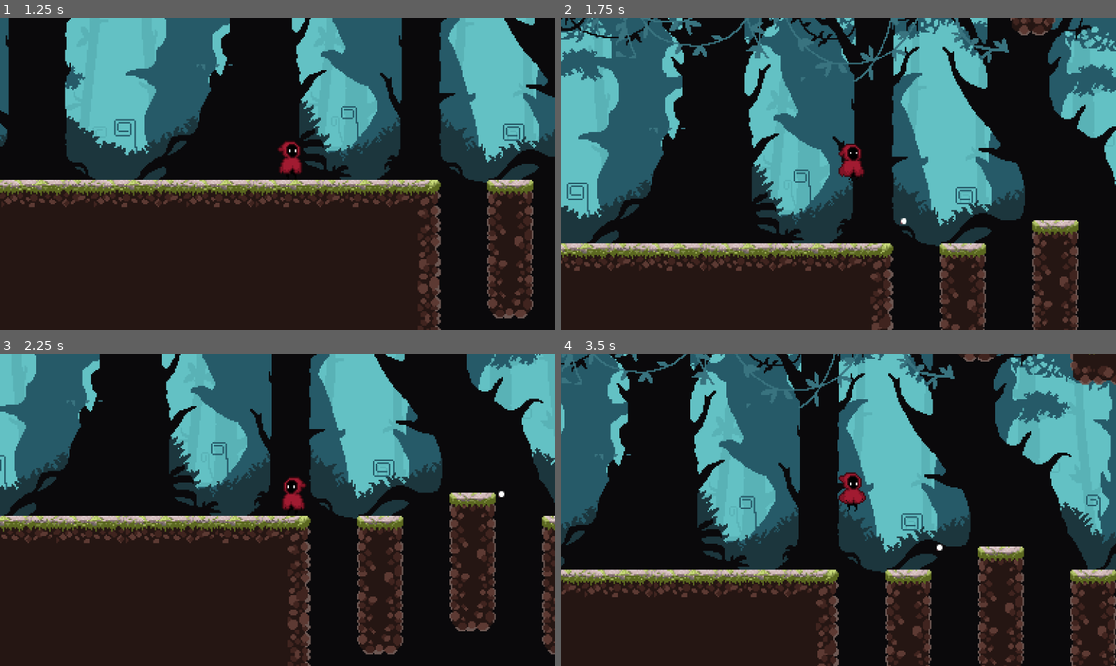
Above: before the commit, frames 1-4 (two rows, left to right).
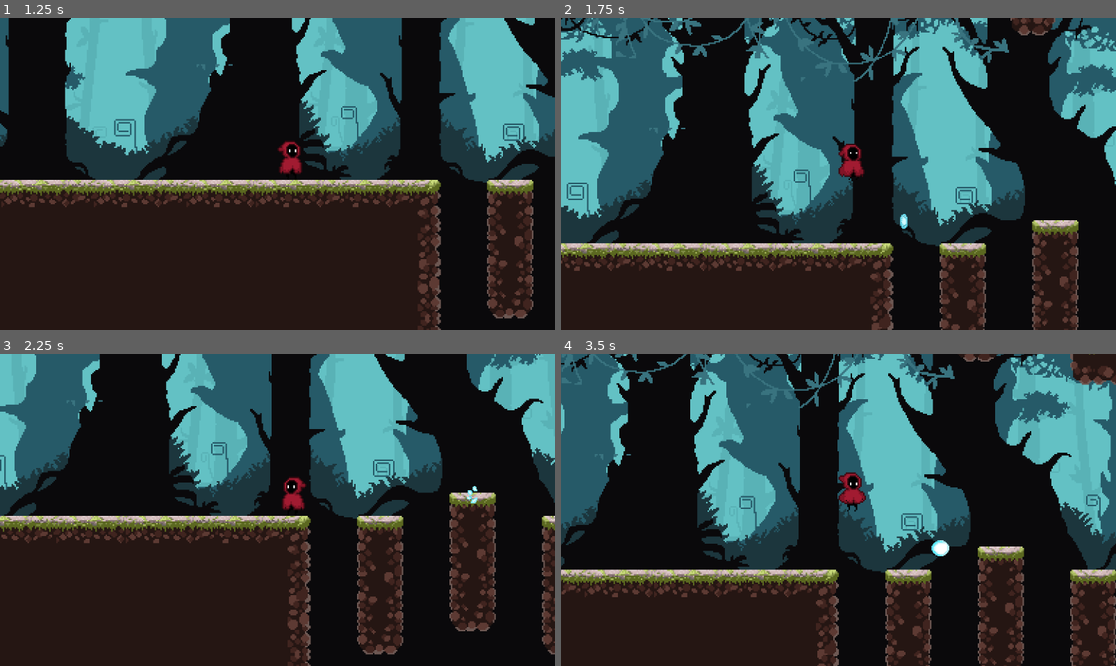
Above: after the commit, the same moments.

Repository: dieguga07/GodotTemplate
Game: Godot game, scene res://Scenes/level1.tscn
Two runs of this game, one before a commit and one after it. Both use one fixed random seed, a clock stepped at 60 frames per second and the inputs below.
Inputs:
- Up to frame 1 (1.25 s): tap Enter (ui_accept) at 0.5, 0.77 s; hold Right (ui_right) from 0.53 s (still down); tap F (attack) at 0.6 s
- Up to frame 2 (1.75 s): keep holding Right (ui_right); tap Q (throw_attack) at 1.35 s; tap Enter (ui_accept) at 1.52 s
- Up to frame 3 (2.25 s): release Right (ui_right) at 2.03 s; hold Left (ui_left) from 2.03 s (still down); tap F (attack) at 2.1 s
- Up to frame 4 (3.5 s): release Left (ui_left) at 2.78 s; hold Right (ui_right) from 2.78 s (still down); tap Q (throw_attack) at 2.85 s; tap Enter (ui_accept) at 3.02 s

Frame 1 is identical in both runs. In frame 2, less than 0.1% of the frame differs, in the area x 61-63%, y 62-68%; in frame 3, less than 0.1%; in frame 4, 0.1%, in the area x 66-70%, y 59-65%.

Commit message:
magic bullet fix

Diff:
--- a/Scenes/bullet.tscn
+++ b/Scenes/bullet.tscn
@@ -1,7 +1,55 @@
-[gd_scene load_steps=4 format=3 uid="uid://dhr8gymq84geg"]
+[gd_scene load_steps=13 format=3 uid="uid://dhr8gymq84geg"]
 
 [ext_resource type="Script" path="res://Scripts/bullet.gd" id="1_70wxq"]
-[ext_resource type="Texture2D" uid="uid://cw0233iki11yj" path="res://Assets/AnimationSheet_Character.png" id="2_3p2cw"]
+[ext_resource type="Texture2D" uid="uid://5ywe2c483fpe" path="res://Assets/ice_shard/I5050-1.png" id="2_15ngh"]
+[ext_resource type="Texture2D" uid="uid://cgr8qvm1fg76c" path="res://Assets/ice_shard/I5050-2.png" id="3_vfcv6"]
+[ext_resource type="Texture2D" uid="uid://bqlv3ydc63qmt" path="res://Assets/ice_shard/I5050-3.png" id="4_dilqf"]
+[ext_resource type="Texture2D" uid="uid://c8l3wiru547x5" path="res://Assets/ice_shard/I5050-4.png" id="5_2so3f"]
+[ext_resource type="Texture2D" uid="uid://cqgnra5u4mjfk" path="res://Assets/ice_shard/I5050-8.png" id="9_lriy2"]
+[ext_resource type="Texture2D" uid="uid://bm77leylp365l" path="res://Assets/ice_shard/I5050-9.png" id="10_152sk"]
+[ext_resource type="Texture2D" uid="uid://cr6tncaf7k0h1" path="res://Assets/ice_shard/I5050-10.png" id="11_1fhyy"]
+[ext_resource type="Texture2D" uid="uid://d2yas5jn0l42h" path="res://Assets/ice_shard/I5050-11.png" id="12_3glpn"]
+
+[sub_resource type="AtlasTexture" id="AtlasTexture_kdqwq"]
+atlas = ExtResource("2_15ngh")
+region = Rect2(0, 0, 512, 512)
+
+[sub_resource type="SpriteFrames" id="SpriteFrames_nlboo"]
+animations = [{
+"frames": [{
+"duration": 1.0,
+"texture": SubResource("AtlasTexture_kdqwq")
+}, {
+"duration": 1.0,
+"texture": ExtResource("3_vfcv6")
+}, {
+"duration": 1.0,
+"texture": ExtResource("4_dilqf")
+}, {
+"duration": 1.0,
+"texture": ExtResource("5_2so3f")
+}],
+"loop": false,
+"name": &"default",
+"speed": 5.0
+}, {
+"frames": [{
+"duration": 1.0,
+"texture": ExtResource("9_lriy2")
+}, {
+"duration": 1.0,
+"texture": ExtResource("10_152sk")
+}, {
+"duration": 1.0,
+"texture": ExtResource("11_1fhyy")
+}, {
+"duration": 1.0,
+"texture": ExtResource("12_3glpn")
+}],
+"loop": false,
+"name": &"explosion",
+"speed": 10.0
+}]
 
 [sub_resource type="CircleShape2D" id="CircleShape2D_gd6bm"]
 radius = 2.0
@@ -9,10 +57,13 @@
 [node name="bullet" type="Area2D"]
 script = ExtResource("1_70wxq")
 
-[node name="Sprite2D" type="Sprite2D" parent="."]
-texture = ExtResource("2_3p2cw")
-region_enabled = true
-region_rect = Rect2(85, 271, 4, 4)
+[node name="AnimatedSprite2D" type="AnimatedSprite2D" parent="."]
+scale = Vector2(0.05, 0.05)
+sprite_frames = SubResource("SpriteFrames_nlboo")
+animation = &"explosion"
+autoplay = "default"
+frame = 3
+frame_progress = 1.0
 
 [node name="CollisionShape2D" type="CollisionShape2D" parent="."]
 shape = SubResource("CircleShape2D_gd6bm")
--- a/Scripts/bullet.gd
+++ b/Scripts/bullet.gd
@@ -3,22 +3,27 @@
 @export var damage = 20
 
 var direction:Vector2
+@onready var animated_sprite_2d: AnimatedSprite2D = $AnimatedSprite2D
 
 func _ready():
-	await get_tree().create_timer(3).timeout
+	await get_tree().create_timer(0.8).timeout
+	animated_sprite_2d.play("explosion")
+	set_direction(Vector2.ZERO)
+	await get_tree().create_timer(0.5).timeout
 	queue_free()
-
 
 func set_direction(bulletDirection):
 	direction = bulletDirection.normalized()
 
 
 func _physics_process(delta):
-	global_position += direction * speed * delta
+	if animated_sprite_2d.animation != "explosion":
+		global_position += direction * speed * delta
 
 
 
 func _on_body_entered(body):
 	if body.is_in_group("enemies"):
+		print("damage")
 		body.get_damage(damage)
 		queue_free()
Binary file removed: Assets/DarkSamuraiAssets/DarkSamurai (64x64).png
Binary file removed: Assets/DarkSamuraiAssets/DarkSamurai.aseprite
Binary file added: Assets/FB00_nyknck/FB001.png
Not shown, added: Assets/FB00_nyknck/FB001.png.import
Binary file added: Assets/FB00_nyknck/FB002.png
Not shown, added: Assets/FB00_nyknck/FB002.png.import
Binary file added: Assets/FB00_nyknck/FB003.png
Not shown, changed: Assets/FB00_nyknck/FB003.png.import
Binary file added: Assets/FB00_nyknck/FB004.png
Not shown, added: Assets/FB00_nyknck/FB004.png.import
Binary file added: Assets/FB00_nyknck/FB005.png
Not shown, added: Assets/FB00_nyknck/FB005.png.import
(and 22 more such lines)
